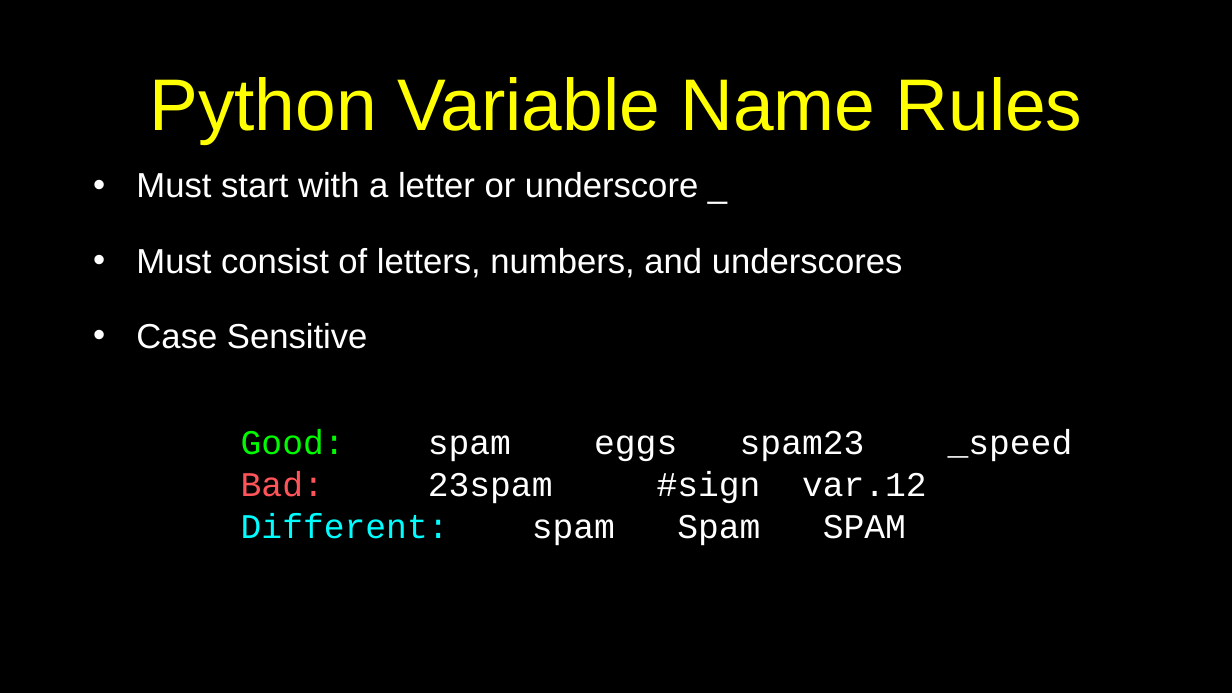
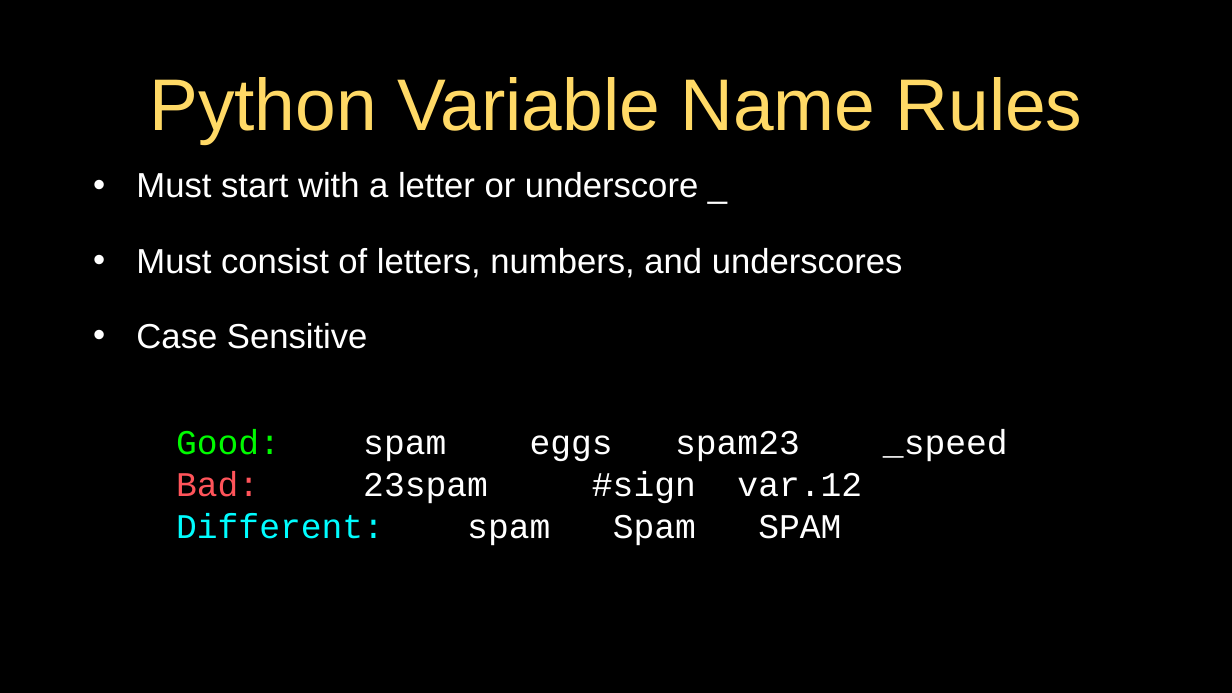
Before and after one commit to csev/py4e, a slide deck: slide 6 of lectures3/Pythonlearn-02-Expressions.pptx. Drawn at 1232x693 pixels with LibreOffice and Linux fonts; fonts in the diff are those of the drawing. Boxes give left, top, right and bottom in pixels: in the first picture for what was removed or moved away, otherwise in the second. Text is boxed around its words. In the diff, an @@ line names an element or a change of style, - is before the commit and + after.

```diff
--- a/lectures3/Pythonlearn-02-Expressions.pptx
+++ b/lectures3/Pythonlearn-02-Expressions.pptx
@@ title "Python Variable Name Rules" at box(149, 77, 1083, 144): text colour #FFFF00 to #FFD966 @@
@@ text "Good: spam eggs spam23 _speed": place and size @@
-text "Good: spam eggs spam23 _speed" at box(241, 429, 1073, 546)
+text "Good: spam eggs spam23 _speed" at box(176, 429, 1008, 546)
```
Also in this commit, not shown: 24 other slides changed, 1 slide removed, 7 other files.
